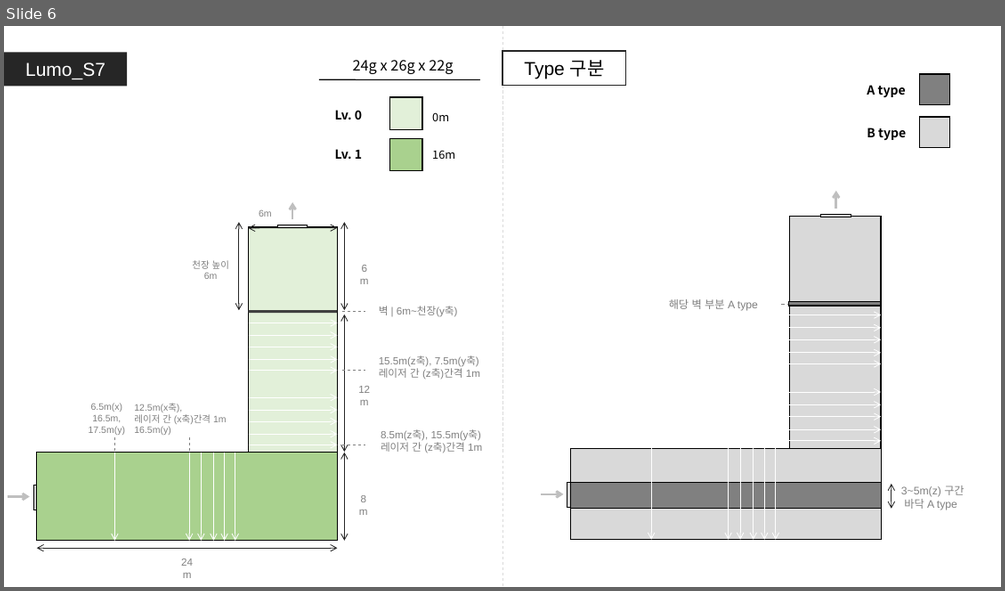
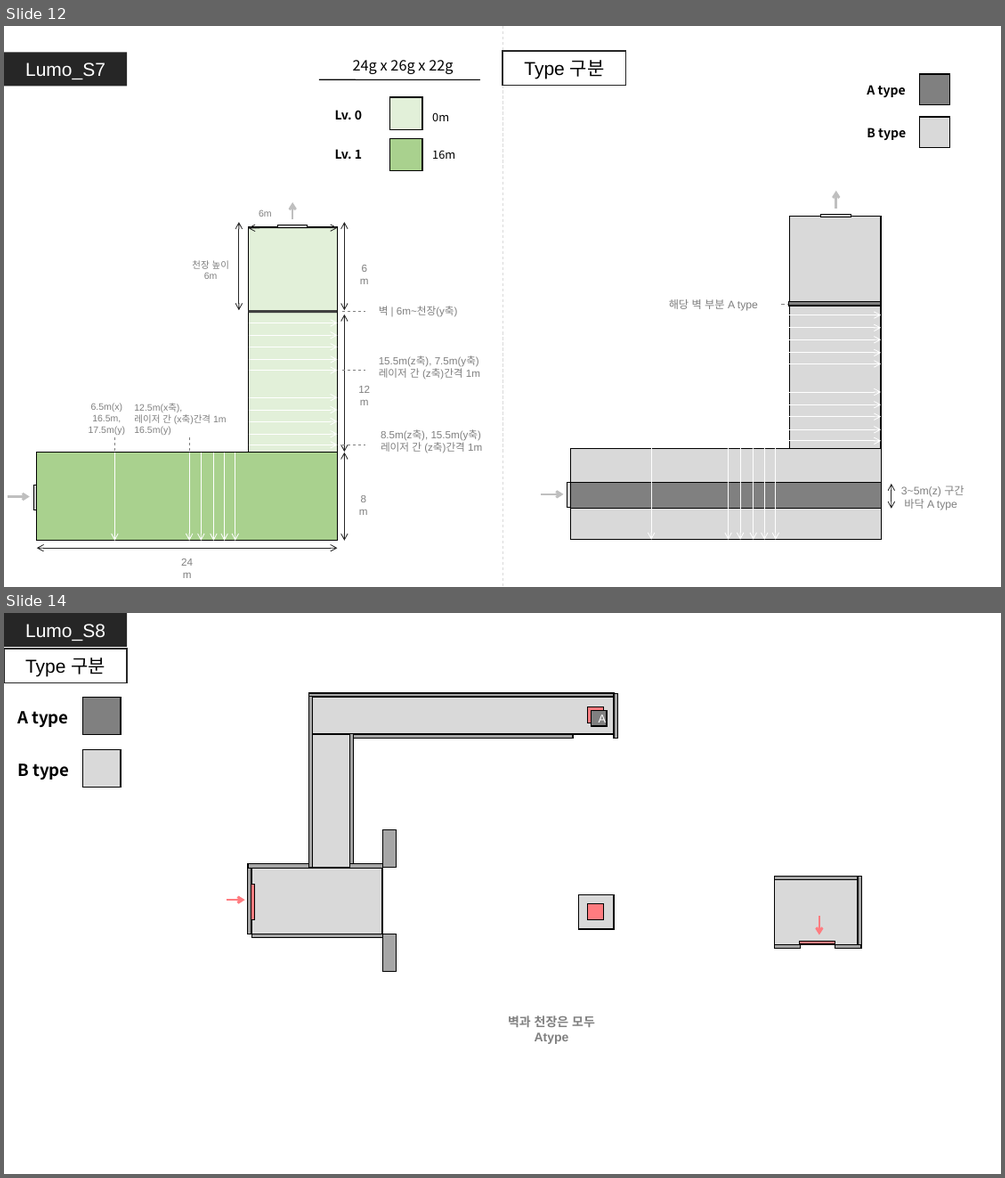
Before and after one commit to GGMGangsterHamster/GangsterHamster, a slide deck: Documents/LevelDesign/LumoStage/Lumo_Stage.pptx. Shown one above the other, each under a label of ours: slide 6 before the commit, slides 12 and 14 after it; the slides between them are not shown. The pictures are 1005x591 and 1005x1178 pixels, drawn with LibreOffice and Linux fonts; fonts in the diff are those of the drawing. Boxes give left, top, right and bottom in pixels: in the first picture for what was removed or moved away, otherwise in the second. Text is boxed around its words. In the diff, an @@ line names an element or a change of style, - is before the commit and + after.

```diff
--- a/Documents/LevelDesign/LumoStage/Lumo_Stage.pptx
+++ b/Documents/LevelDesign/LumoStage/Lumo_Stage.pptx
@@ slide 14 added at (x1=4, y1=613, x2=1001, y2=1174), background #FFFFFF @@
@@ rectangle added at (x1=4, y1=613, x2=127, y2=648), fill #262626, 18 pt, text #FFFFFF @@
+Lumo_S8
@@ rectangle added at (x1=4, y1=649, x2=127, y2=683), fill #FFFFFF, outline #262626 1.5 pt, 18 pt, text #000000 @@
+Type 구분
@@ rectangle added at (x1=309, y1=693, x2=615, y2=697), fill #A6A6A6, outline #000000 1 pt @@
@@ rectangle added at (x1=309, y1=696, x2=313, y2=868), fill #A6A6A6, outline #000000 1 pt @@
@@ rectangle added at (x1=313, y1=698, x2=614, y2=735), fill #D9D9D9, outline #000000 1 pt @@
@@ rectangle added at (x1=587, y1=707, x2=603, y2=723), fill #FF7C80, outline #000000 1 pt @@
@@ rectangle added at (x1=591, y1=710, x2=607, y2=726), fill #808080, outline #000000 1 pt, 11 pt, text #FFFFFF @@
+A
@@ rectangle added at (x1=615, y1=693, x2=618, y2=738), fill #A6A6A6, outline #000000 1 pt @@
@@ rectangle added at (x1=313, y1=734, x2=350, y2=868), fill #D9D9D9, outline #000000 1 pt @@
@@ rectangle added at (x1=350, y1=734, x2=354, y2=868), fill #A6A6A6, outline #000000 1 pt @@
@@ rectangle added at (x1=353, y1=734, x2=573, y2=738), fill #A6A6A6, outline #000000 1 pt @@
@@ group added at (x1=17, y1=698, x2=121, y2=787): 2 rectangles, 2 texts @@
+A type
+B type
@@ rectangle added at (x1=382, y1=830, x2=396, y2=868), fill #A6A6A6, outline #000000 1 pt @@
@@ rectangle added at (x1=248, y1=863, x2=251, y2=933), fill #A6A6A6, outline #000000 1 pt @@
@@ rectangle added at (x1=248, y1=864, x2=313, y2=868), fill #A6A6A6, outline #000000 1 pt @@
@@ rectangle added at (x1=251, y1=868, x2=382, y2=933), fill #D9D9D9, outline #000000 1 pt @@
@@ rectangle added at (x1=350, y1=863, x2=382, y2=868), fill #A6A6A6, outline #000000 1 pt @@
@@ rectangle added at (x1=774, y1=878, x2=858, y2=945), fill #D9D9D9, outline #000000 1 pt @@
@@ rectangle added at (x1=775, y1=876, x2=862, y2=880), fill #A6A6A6, outline #000000 1 pt @@
@@ rectangle added at (x1=858, y1=876, x2=862, y2=947), fill #A6A6A6, outline #000000 1 pt @@
@@ arrow added from (226, 900) to (245, 900), #FF7C80 2.25 pt @@
@@ rectangle added at (x1=251, y1=884, x2=254, y2=919), fill #FF7C80, outline #000000 1 pt @@
@@ rectangle added at (x1=579, y1=894, x2=615, y2=929), fill #D9D9D9, outline #000000 1 pt @@
@@ rectangle added at (x1=587, y1=904, x2=603, y2=919), fill #FF7C80, outline #000000 1 pt @@
@@ arrow added from (819, 916) to (819, 934), #FF7C80 2.25 pt @@
@@ rectangle added at (x1=251, y1=933, x2=382, y2=938), fill #A6A6A6, outline #000000 1 pt @@
@@ rectangle added at (x1=382, y1=933, x2=396, y2=971), fill #A6A6A6, outline #000000 1 pt @@
@@ rectangle added at (x1=774, y1=944, x2=800, y2=949), fill #A6A6A6, outline #000000 1 pt @@
@@ rectangle added at (x1=800, y1=941, x2=835, y2=945), fill #FF7C80, outline #000000 1 pt @@
@@ rectangle added at (x1=834, y1=944, x2=862, y2=949), fill #A6A6A6, outline #000000 1 pt @@
@@ text added at (x1=508, y1=1015, x2=595, y2=1044), 12 pt, text #808080, bold @@
+벽과 천장은 모두 Atype
@@ what was slide 6 is now slide 12 @@
```
Also in this commit, not shown: 3 slides changed, 9 other slides added, 2 other files.
